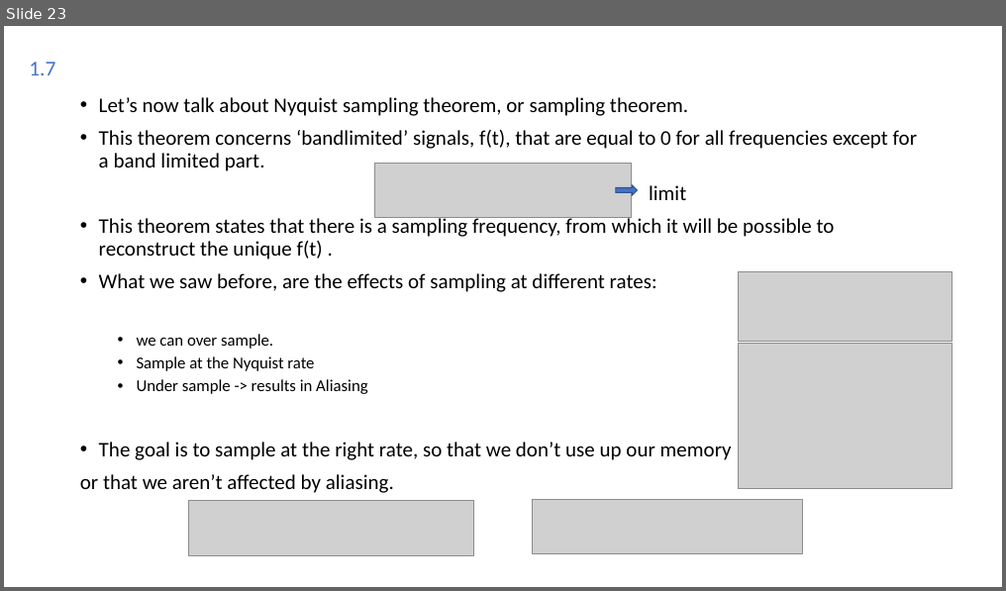
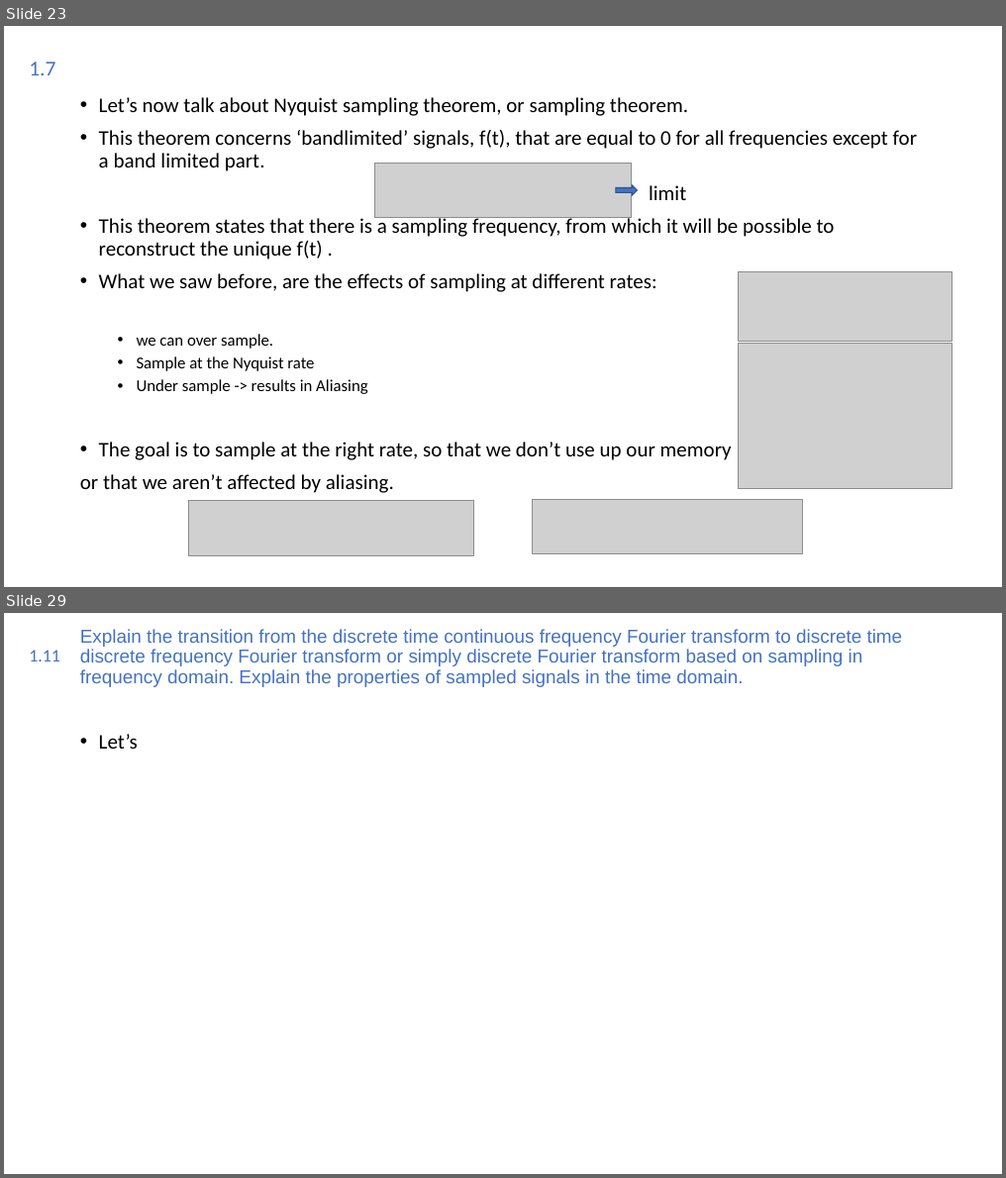
Before and after one commit to Joao-Quinta/Uni3eme_2, a slide deck: imagerieNumerique/Imagerie numérique.odp. Shown one above the other, each under a label of ours: slide 23 before the commit, slides 23 and 29 after it; the slides between them are not shown. The pictures are 1006x591 and 1006x1178 pixels, drawn with LibreOffice and Linux fonts; fonts in the diff are those of the drawing; grey boxes stand for pictures. Boxes give left, top, right and bottom in pixels: in the first picture for what was removed or moved away, otherwise in the second. Text is boxed around its words. In the diff, an @@ line names an element or a change of style, - is before the commit and + after.

```diff
--- a/imagerieNumerique/Imagerie numérique.odp
+++ b/imagerieNumerique/Imagerie numérique.odp
@@ slide 29 added at (4, 613, 1002, 1174), background #FFFFFF @@
@@ title added at (80, 629, 903, 687), 18 pt, text #4472C4 @@
+Explain the transition from the discrete time continuous frequency Fourier transform to discrete time discrete frequency Fourier transform or simply discrete Fourier transform based on sampling in frequency domain. Explain the properties of sampled signals in the time domain.
@@ text added at (29, 650, 60, 662), 17 pt, text #4472C4 @@
+1.11
@@ text added at (99, 734, 138, 749), 20 pt, text #000000 @@
+• Let’s
```
Also in this commit, not shown: 1 slide changed, 4 other slides added.
